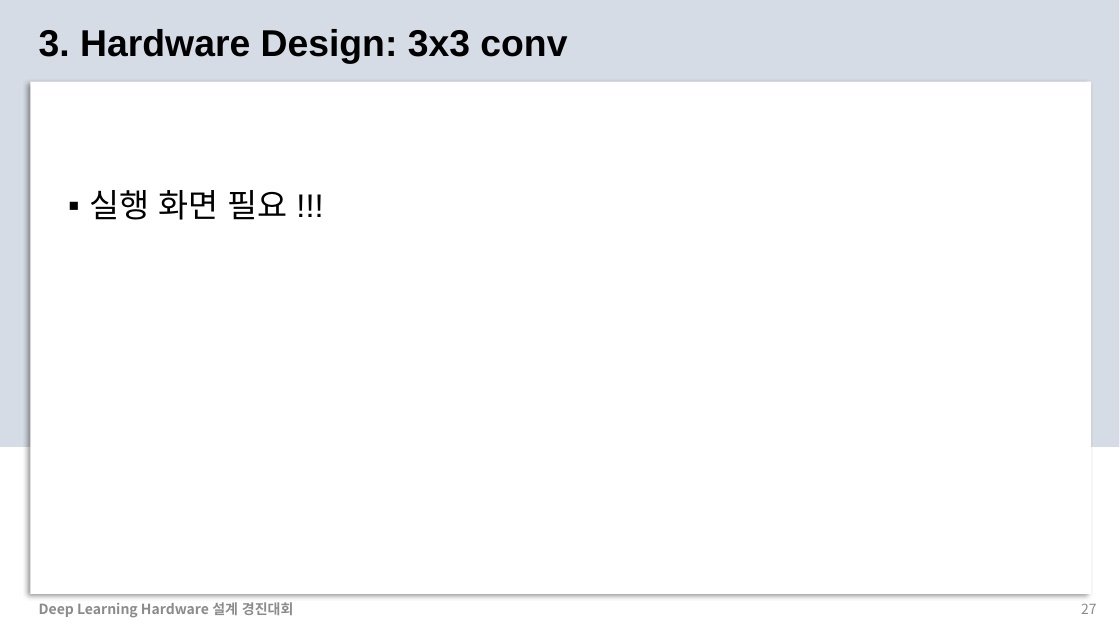
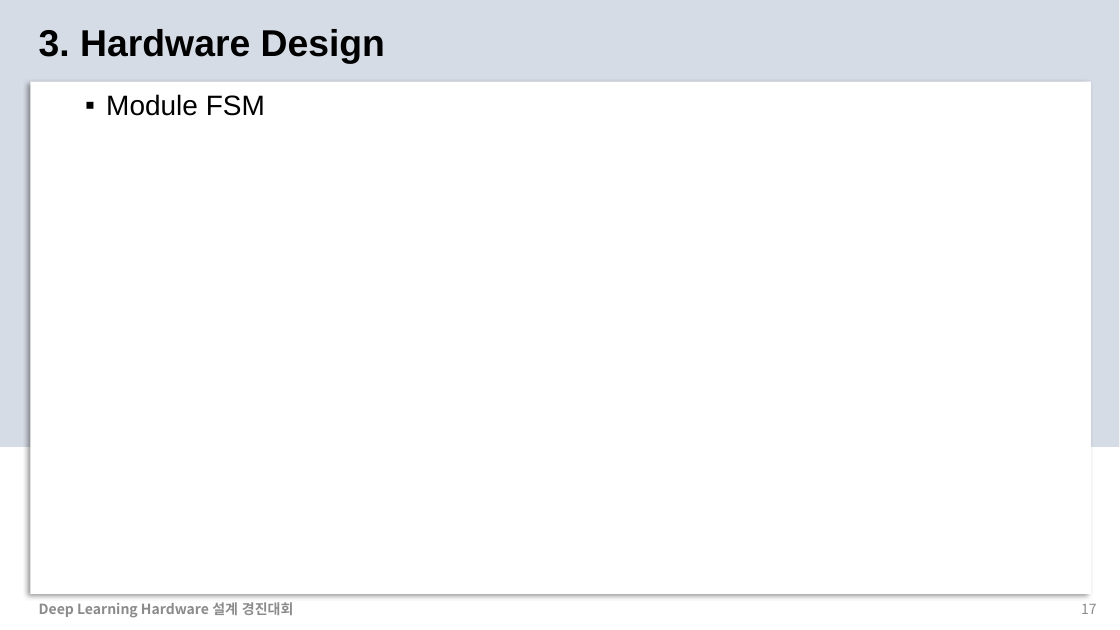
Before and after one commit to chaangwoo/AIX2024_ChipChamps, a slide deck: slide 17 of 2_Presentation/AIX2024_ChipChamps.pptx (slide 27 before the commit). Drawn at 1120x630 pixels with LibreOffice and Linux fonts; fonts in the diff are those of the drawing. Boxes give left, top, right and bottom in pixels: in the first picture for what was removed or moved away, otherwise in the second. Text is boxed around its words. In the diff, an @@ line names an element or a change of style, - is before the commit and + after.

```diff
--- a/2_Presentation/AIX2024_ChipChamps.pptx
+++ b/2_Presentation/AIX2024_ChipChamps.pptx
@@ text at [39, 29, 385, 64]: text changed @@
-3. Hardware Design: 3x3 conv
+3. Hardware Design
@@ text added at [106, 94, 265, 116], 24 pt, text #000000 @@
+▪ Module FSM
@@ text removed at [89, 190, 287, 220] @@
-▪ 실행 화면 필요 !!!
@@ page number at [1081, 604, 1097, 614]: text changed @@
-27
+17
```
Also in this commit, not shown: 14 other slides changed, 3 slides added.
